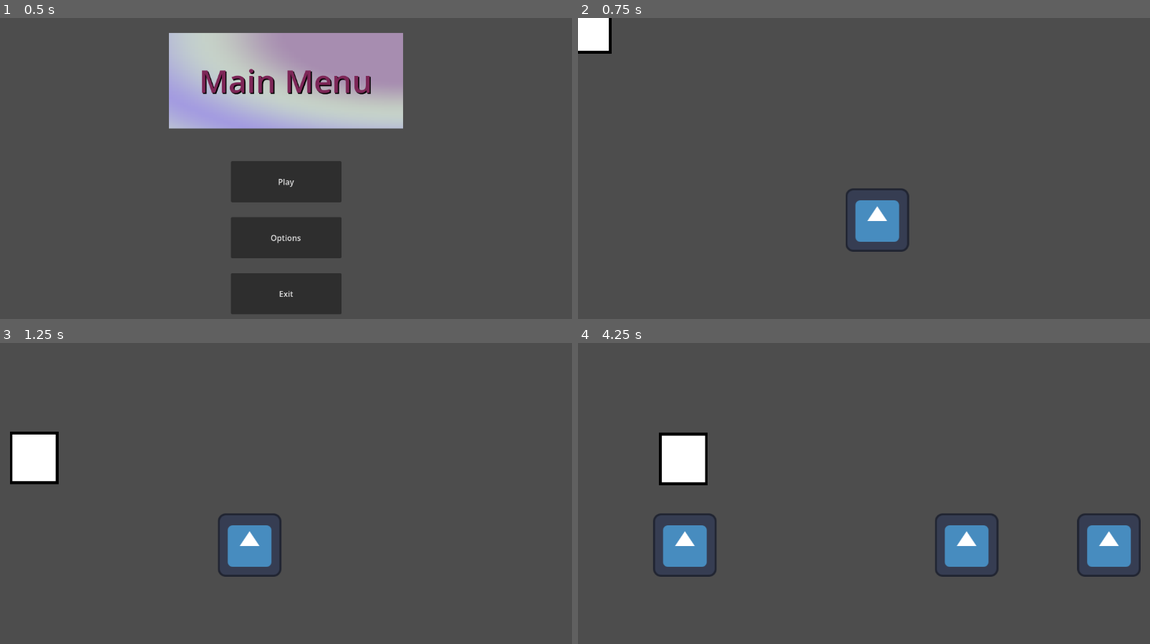
Above: before the commit, frames 1-4 (two rows, left to right).
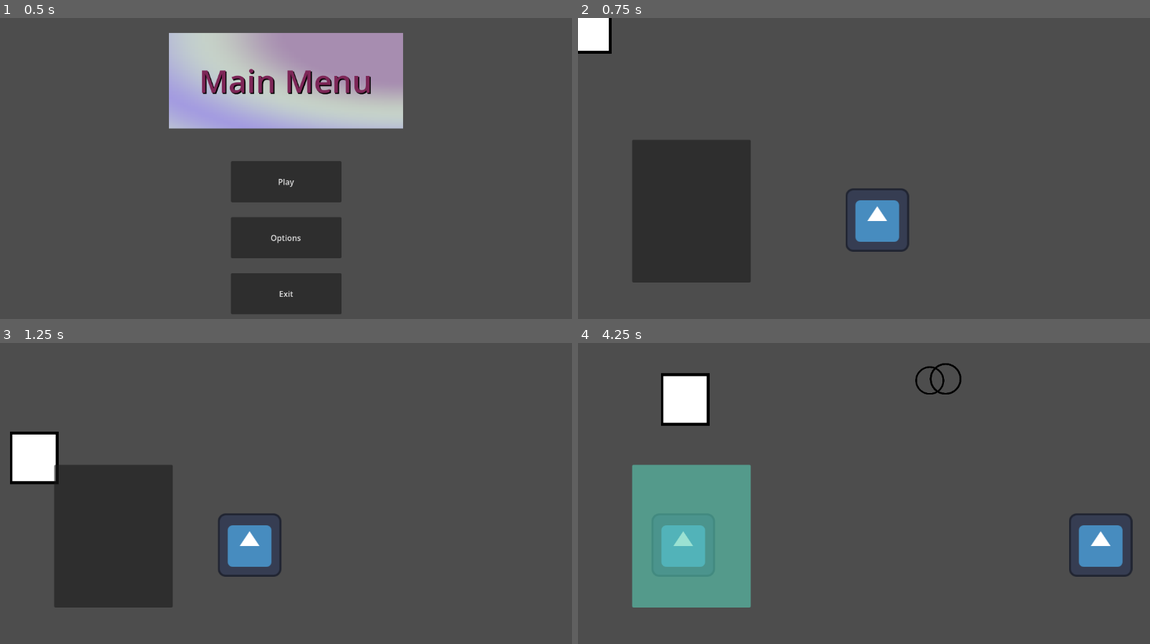
Above: after the commit, the same moments.

Repository: driftingdeluge/Spring_Game_Jam_2026
Game: Godot game, scene res://Scenes/Menu.tscn
Same seed, same stepped clock (60 frames per second), same inputs: the game is played once before the commit and once after it. The engine's default icon, where the game draws it, is replaced by a stand-in: a white triangle on a blue panel in a dark square.
Inputs (mouse positions are in pixels of both pictures, inside the frame that each line leads up to):
- Up to frame 1 (0.5 s): no input
- Up to frame 2 (0.75 s): click "Play" at 0.5 s
- Up to frame 3 (1.25 s): no input
- Up to frame 4 (4.25 s): click (692, 535) at 1.27 s; click (692, 535) at 2.02 s; click (692, 535) at 2.77 s; tap Space (jump) at 3.6, 3.77, 4.07 s

Frame 1 is identical in both runs. In frame 2, 9.8% of the frame differs, in the area x 9-31%, y 40-88%; in frame 3, 9.7%; in frame 4, 15%, in the area x 9-99%, y 6-88%.

Commit message:
add projectile, bird

Diff:
--- /dev/null
+++ b/Bird.gdshader
@@ -0,0 +1,113 @@
+shader_type canvas_item;
+
+// The texture that will be distorted and scrolled for the portal effect
+uniform sampler2D portal_texture : source_color, filter_linear_mipmap_anisotropic;
+
+// --- Effect Configuration ---
+
+// General color tint for the portal
+uniform vec4 portal_tint : source_color = vec4(1.0, 1.0, 1.0, 1.0);
+
+// Vortex Shape and Twist
+// Defines the radius from the center where the vortex effects (like twist) are prominent.
+uniform float vortex_effect_radius : hint_range(0.01, 1.0, 0.01) = 0.5;
+// Strength of the twisting effect. Higher values mean more spiraling.
+uniform float twist_strength : hint_range(0.0, 30.0, 0.1) = 8.0;
+
+// Pulsation (Timing and Magnitude)
+// Speed of the pulsation cycle. Affects how fast the portal twists and breathes.
+uniform float pulsation_speed : hint_range(0.0, 5.0, 0.01) = 0.7;
+// Magnitude of the shrink/expand "breathing" effect.
+uniform float breath_magnitude : hint_range(-0.3, 0.3, 0.005) = 0.05;
+
+// Overall Rotation
+// Constant rotation speed for the entire portal.
+uniform float overall_rotation_speed : hint_range(-2.0, 2.0, 0.01) = 0.25;
+
+// Texture Scrolling
+// Speed at which the portal_texture scrolls in the X direction.
+uniform float texture_scroll_speed_x : hint_range(-1.0, 1.0, 0.01) = 0.08;
+// Speed at which the portal_texture scrolls in the Y direction.
+uniform float texture_scroll_speed_y : hint_range(-1.0, 1.0, 0.01) = 0.03;
+
+// Appearance
+// How soft the edge of the portal fades to transparency.
+uniform float edge_softness : hint_range(0.01, 0.5, 0.005) = 0.1;
+
+
+// --- Utility Functions ---
+
+// Rotation matrix function
+mat2 rotate(float angle) {
+    float s = sin(angle);
+    float c = cos(angle);
+    return mat2(vec2(c, -s), vec2(s, c));
+}
+
+// --- Fragment Shader Logic ---
+
+void fragment() {
+    // --- 1. UV Preparation and Aspect Correction ---
+    vec2 node_pixel_size = 1.0 / TEXTURE_PIXEL_SIZE;
+    vec2 uv = UV - 0.5;
+
+    if (node_pixel_size.x > node_pixel_size.y) {
+        uv.x *= node_pixel_size.x / node_pixel_size.y;
+    } else if (node_pixel_size.y > node_pixel_size.x) {
+        uv.y *= node_pixel_size.y / node_pixel_size.x;
+    }
+
+    // --- 2. Time-based Progress for Pulsation ---
+    float time_progress = sin(TIME * pulsation_speed);
+
+    // --- 3. Overall Rotation ---
+    if (overall_rotation_speed != 0.0) {
+        uv = rotate(TIME * overall_rotation_speed) * uv;
+    }
+
+    // --- 4. Calculate Distance and Angle (Polar Coordinates) ---
+    float distance_from_center = length(uv);
+
+    // --- 5. Vortex/Twist Effect ---
+    float twist_spatial_factor = smoothstep(0.0, vortex_effect_radius, vortex_effect_radius - distance_from_center);
+    float current_animated_twist = twist_strength * time_progress;
+    float twist_angle = twist_spatial_factor * current_animated_twist;
+
+    if (distance_from_center < vortex_effect_radius) {
+        uv = rotate(twist_angle) * uv;
+    }
+
+    // --- 6. Pulsating Shrink/Expand ("Breathing") Effect ---
+    float breath_value = breath_magnitude * time_progress;
+    if (distance_from_center > 0.0001) {
+        float new_radial_distance = max(0.0, distance_from_center + breath_value);
+        uv *= (new_radial_distance / distance_from_center);
+    }
+
+    // --- 7. Texture Scrolling ---
+    // Combine the X and Y scroll speed uniforms into a vec2
+    vec2 texture_scroll_speed = vec2(texture_scroll_speed_x, texture_scroll_speed_y);
+    vec2 scroll_offset = TIME * texture_scroll_speed;
+    vec2 final_scrolling_uv = uv + scroll_offset;
+
+    // --- 8. Revert Aspect Correction and De-center for Texture Sampling ---
+    if (node_pixel_size.x > node_pixel_size.y) {
+        final_scrolling_uv.x /= (node_pixel_size.x / node_pixel_size.y);
+    } else if (node_pixel_size.y > node_pixel_size.x) {
+        final_scrolling_uv.y /= (node_pixel_size.y / node_pixel_size.x);
+    }
+    final_scrolling_uv += 0.5;
+
+    // --- 9. Alpha Calculation for Portal Edge ---
+    float alpha = smoothstep(vortex_effect_radius, vortex_effect_radius - edge_softness, distance_from_center);
+
+    // --- 10. Texture Sampling and Final Color ---
+    vec4 texture_color = texture(portal_texture, fract(final_scrolling_uv));
+
+    COLOR = texture_color * portal_tint;
+    COLOR.a *= alpha;
+
+    if (UV.x < 0.0 || UV.x > 1.0 || UV.y < 0.0 || UV.y > 1.0) {
+        COLOR.a = 0.0;
+    }
+}
--- /dev/null
+++ b/Bird.tscn
@@ -0,0 +1,16 @@
+[gd_scene format=3 uid="uid://bicf2d4tp2l4s"]
+
+[ext_resource type="Script" uid="uid://begvr64x3jjht" path="res://Scenes/bird.gd" id="1_3udoi"]
+[ext_resource type="Texture2D" uid="uid://1ia7kudrevur" path="res://Assets/bird.png" id="1_sxlb5"]
+
+[node name="Bird" type="CharacterBody2D" unique_id=1842598562]
+script = ExtResource("1_3udoi")
+
+[node name="Sprite2D" type="Sprite2D" parent="." unique_id=1597791695]
+modulate = Color(0.27462825, 1.5565991, 1.5565991, 1)
+scale = Vector2(0.25, 0.25)
+texture = ExtResource("1_sxlb5")
+
+[node name="CollisionPolygon2D" type="CollisionPolygon2D" parent="." unique_id=428035856]
+scale = Vector2(0.25, 0.25)
+polygon = PackedVector2Array(31.5, -127.5, -29.900002, -127.5, -46.800003, -122.5, -50.1, -122.5, -81.1, -102.5, -83.4, -102.5, -106.4, -76.5, -107.8, -76.5, -123.8, -43.5, -125, -43.5, -127.5, -34.300003, -127.5, 32.5, -122.5, 46.899994, -122.5, 50.100006, -102.5, 81.100006, -102.5, 83.399994, -84.5, 100.399994, -84.5, 101.600006, -70.5, 110.600006, -70.5, 111.8, -51.5, 120.7, -51.5, 122, -33.4, 127.5, 32.5, 127.5, 46.899994, 122.5, 50, 122.5, 67, 112.5, 69.3, 112.5, 100.2, 84.5, 101.7, 84.5, 120.600006, 51.5, 122, 51.5, 127.5, 30.399994, 127.5, -32.300003, 126.5, -35, 126.5, -39, 115.5, -62, 115.5, -64.2, 102.5, -81.2, 102.5, -83.4, 76.5, -106.4, 76.5, -107.8, 43.5, -123.8, 43.5, -125.1)
--- a/Scenes/Player.tscn
+++ b/Scenes/Player.tscn
@@ -3,7 +3,7 @@
 [ext_resource type="Script" uid="uid://dmji65ml2blk0" path="res://player.gd" id="1_xhfnw"]
 [ext_resource type="Texture2D" uid="uid://c03nojwuxugyc" path="res://Assets/player.png" id="2_kyqiw"]
 
-[node name="CharacterBody2D" type="CharacterBody2D" unique_id=1494874155]
+[node name="Player" type="CharacterBody2D" unique_id=1494874155 groups=["player"]]
 script = ExtResource("1_xhfnw")
 
 [node name="Sprite2D" type="Sprite2D" parent="." unique_id=832697623]
--- /dev/null
+++ b/Scenes/bird.gd
@@ -0,0 +1,67 @@
+extends CharacterBody2D
+
+@export var fly_speed := 160.0
+@export var gravity := 200.0
+
+@export var flap_force := -360.0
+@export var flap_interval := 1.00
+@export var flap_jitter := 0.0
+
+# constrains the high bar
+@export var min_height := 50.0
+@export var max_height := 100.0
+
+# despawn left side only
+@export var despawn_x := -100.0
+
+@onready var player = get_node("../Player")
+@export var projectile_scene: PackedScene = preload("res://Scenes/projectile.tscn")
+
+@onready var min_timer = 2.0
+@onready var max_timer = 4.0
+
+var _rng := RandomNumberGenerator.new()
+
+func _ready():
+	_rng.randomize()
+	_start_shoot_loop()
+
+func _physics_process(delta):
+	velocity.x = -fly_speed
+	velocity.y += gravity * delta
+
+	if global_position.y > max_height:
+		global_position.y = max_height
+		if velocity.y > 0.0:
+			velocity.y = flap_force * 1
+	elif global_position.y < min_height:
+		global_position.y = min_height
+		if velocity.y < 0.0:
+			velocity.y = 0.0
+
+	move_and_slide()
+
+	if global_position.x < despawn_x:
+		queue_free()
+
+func flap():
+	velocity.y = flap_force
+
+func shoot():
+	if player == null or not is_instance_valid(player):
+		return
+	if projectile_scene == null:
+		return
+	var projectile = projectile_scene.instantiate()
+	var direction = (player.global_position - global_position).normalized()
+	projectile.direction = direction
+	projectile.global_position = self.global_position
+	get_tree().root.add_child(projectile)
+
+func _start_shoot_loop():
+	_shoot_loop()
+
+func _shoot_loop():
+	while is_inside_tree():
+		await get_tree().create_timer(randf_range(min_timer, max_timer)).timeout
+		shoot()
--- /dev/null
+++ b/Scenes/button.gd
@@ -0,0 +1,9 @@
+extends Button
+
+signal mode_change
+enum Mode {JUMP, DIRECTION, ATTACK }
+
+func _process(delta: float) -> void:
+	if Input.is_action_just_pressed("jump"):
+		self.modulate = Color(1.545, 3.583, 3.146, 1.0)
+		mode_change.emit()
--- /dev/null
+++ b/Scenes/playground.gd
@@ -0,0 +1,7 @@
+extends Node2D
+
+@onready var player = $Player
+
+func _on_button_mode_change() -> void:
+	player.set_mode()
+	pass # Replace with function body.
--- a/Scenes/playground.tscn
+++ b/Scenes/playground.tscn
@@ -1,12 +1,16 @@
 [gd_scene format=3 uid="uid://dwhl2tqig2448"]
 
 [ext_resource type="PackedScene" uid="uid://cuh2bed3vj1h1" path="res://Scenes/Player.tscn" id="1_rupst"]
+[ext_resource type="Script" uid="uid://pmauwgkcrrw1" path="res://Scenes/playground.gd" id="1_vl51c"]
 [ext_resource type="PackedScene" uid="uid://futohi41ky8k" path="res://Scenes/obstacle.tscn" id="2_6xle2"]
 [ext_resource type="Script" uid="uid://563d77m5scn5" path="res://Scenes/spawner.gd" id="3_u4ce8"]
+[ext_resource type="PackedScene" uid="uid://bicf2d4tp2l4s" path="res://Bird.tscn" id="4_qyfof"]
+[ext_resource type="Script" uid="uid://cgr716yb0w64x" path="res://Scenes/button.gd" id="5_3e07v"]
 
 [sub_resource type="WorldBoundaryShape2D" id="WorldBoundaryShape2D_edjgo"]
 
 [node name="Playground" type="Node2D" unique_id=941280386]
+script = ExtResource("1_vl51c")
 
 [node name="Ground" type="StaticBody2D" parent="." unique_id=920438222]
 
@@ -14,7 +18,7 @@
 position = Vector2(425, 472)
 shape = SubResource("WorldBoundaryShape2D_edjgo")
 
-[node name="CharacterBody2D" parent="." unique_id=1494874155 instance=ExtResource("1_rupst")]
+[node name="Player" parent="." unique_id=1494874155 instance=ExtResource("1_rupst")]
 
 [node name="Obstacle" parent="." unique_id=1157789120 instance=ExtResource("2_6xle2")]
 position = Vector2(636, 429)
@@ -22,3 +26,15 @@
 [node name="Spawner" type="Node2D" parent="." unique_id=280141274]
 position = Vector2(1226, 437)
 script = ExtResource("3_u4ce8")
+
+[node name="Bird" parent="." unique_id=1842598562 instance=ExtResource("4_qyfof")]
+position = Vector2(1327, 81)
+
+[node name="Button" type="Button" parent="." unique_id=251880352]
+offset_left = 109.0
+offset_top = 246.0
+offset_right = 348.0
+offset_bottom = 534.0
+script = ExtResource("5_3e07v")
+
+[connection signal="mode_change" from="Button" to="." method="_on_button_mode_change"]
--- /dev/null
+++ b/Scenes/projectile.tscn
@@ -0,0 +1,21 @@
+[gd_scene format=3 uid="uid://cmclvwterhm4d"]
+
+[ext_resource type="Script" uid="uid://cov8memsmqxk0" path="res://projectile.gd" id="1_f8cdk"]
+[ext_resource type="Texture2D" uid="uid://1ia7kudrevur" path="res://Assets/bird.png" id="2_yr2qt"]
+
+[sub_resource type="CircleShape2D" id="CircleShape2D_yr2qt"]
+radius = 30.0
+
+[node name="Projectile" type="Area2D" unique_id=489988048]
+script = ExtResource("1_f8cdk")
+
+[node name="CollisionShape2D" type="CollisionShape2D" parent="." unique_id=952338664]
+shape = SubResource("CircleShape2D_yr2qt")
+
+[node name="Sprite2D" type="Sprite2D" parent="." unique_id=667152877]
+position = Vector2(0.33829045, 0.3322698)
+scale = Vector2(-0.2292201, -0.22514118)
+texture = ExtResource("2_yr2qt")
+flip_v = true
+
+[connection signal="body_entered" from="." to="." method="_on_body_entered"]
--- a/Scenes/spawner.gd
+++ b/Scenes/spawner.gd
@@ -1,7 +1,7 @@
 extends Node2D
 
 @export var obstacle_scene: PackedScene = preload("res://Scenes/obstacle.tscn")
-@export var spawn_time := 1.5
+@export var spawn_time := 3.0
 
 func _ready():
 	spawn_loop()
--- a/player.gd
+++ b/player.gd
@@ -17,3 +17,6 @@
 		AudioManager.playSound("jump.wav", 0)
 
 	move_and_slide()
+
+func set_mode():
+	velocity.y = jump_force
--- /dev/null
+++ b/projectile.gd
@@ -0,0 +1,15 @@
+extends Area2D
+
+var speed = 300
+var direction = Vector2.ZERO
+
+func _ready():
+	pass
+
+func _physics_process(delta):
+	if direction != Vector2.ZERO:
+		position += direction * speed * delta
+
+func _on_body_entered(body):
+	if body.is_in_group("player"):
+		queue_free()
Binary file added: Assets/bird.png
Not shown, added: Assets/bird.png.import
Not shown, added: Bird.gdshader.uid
Empty file added: Scenes/Bird.tscn
Not shown, added: Scenes/bird.gd.uid
Not shown, added: Scenes/button.gd.uid
Not shown, added: Scenes/playground.gd.uid
Not shown, added: projectile.gd.uid
